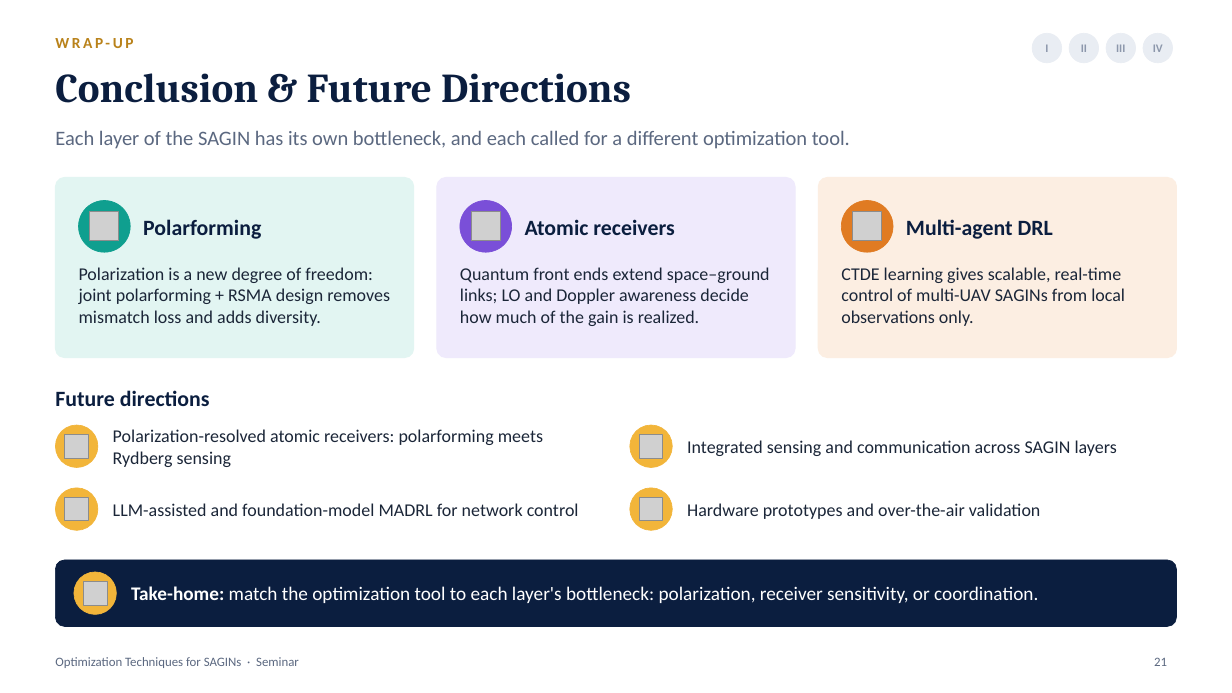
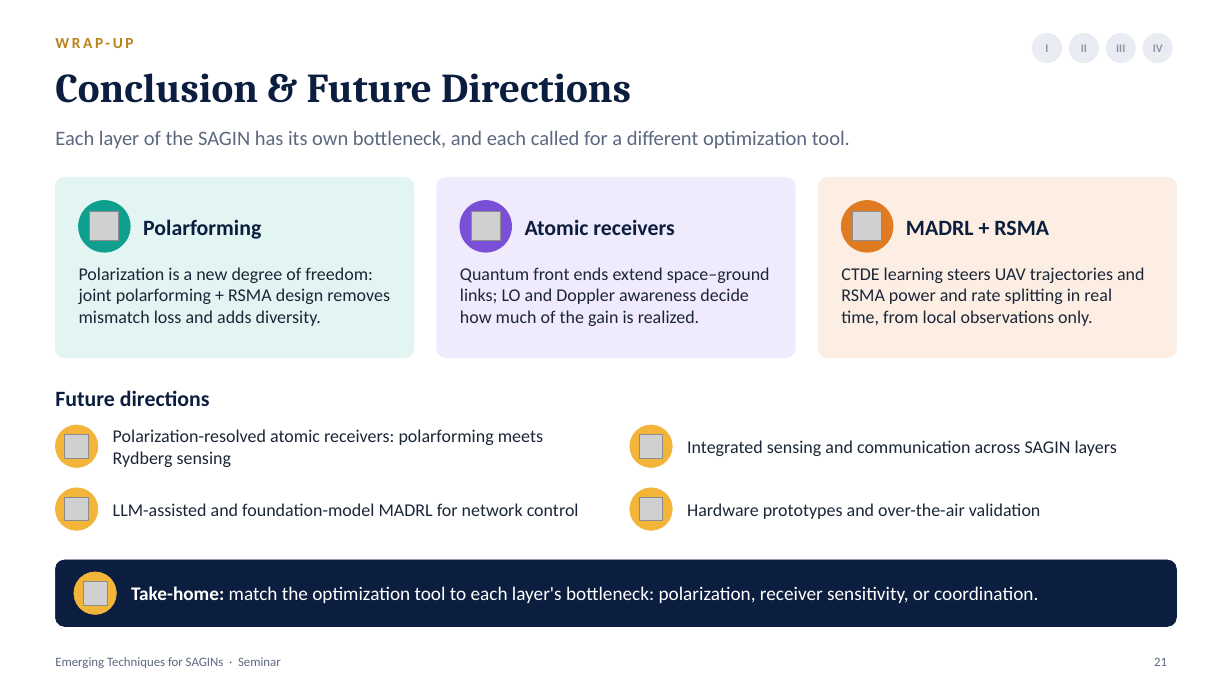
Before and after one commit to zhang1988miao-collab/SAGIN_simulation, a slide deck: slide 21 of seminar/SAGIN_Optimization_Seminar.pptx. Drawn at 1232x693 pixels with LibreOffice and Linux fonts; fonts in the diff are those of the drawing; grey boxes stand for pictures. Boxes give left, top, right and bottom in pixels: in the first picture for what was removed or moved away, otherwise in the second. Text is boxed around its words. In the diff, an @@ line names an element or a change of style, - is before the commit and + after.

```diff
--- a/seminar/SAGIN_Optimization_Seminar.pptx
+++ b/seminar/SAGIN_Optimization_Seminar.pptx
@@ text at bbox=[906, 220, 1049, 235]: text changed @@
-Multi-agent DRL
+MADRL + RSMA
@@ text at bbox=[841, 267, 1145, 326]: text changed @@
-CTDE learning gives scalable, real-time control of multi-UAV SAGINs from local observations only.
+CTDE learning steers UAV trajectories and RSMA power and rate splitting in real time, from local observations only.
@@ text at bbox=[55, 657, 281, 668]: text changed @@
-Optimization Techniques for SAGINs · Seminar
+Emerging Techniques for SAGINs · Seminar
```
Also in this commit, not shown: 19 other slides changed, 2 other files.
